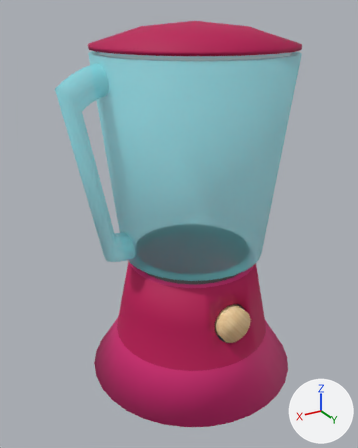
Renders of the FBX model misoten/Assets/Resources/Models/mixer/mixer.fbx from each side of a commit.
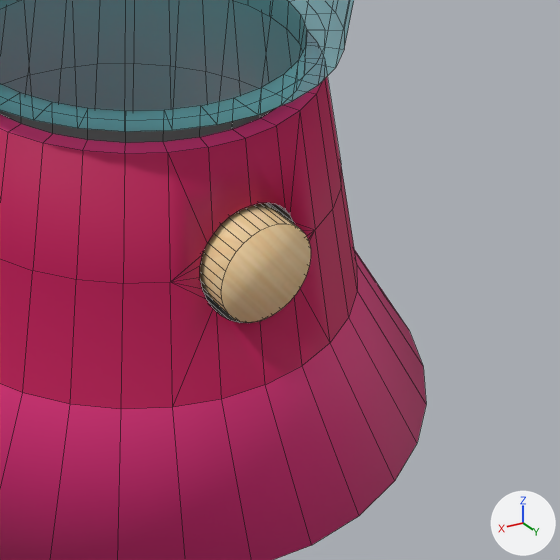
Old and new are each drawn whole from a 50 mm camera at (2.296, 3.584, 3.307) aimed at (0.151, 0.01, 1.52) and again close up on the part from 42% to 93% of the width and 53% to 94% of the height. Every picture has the same lights, and +X, +Y and +Z are marked at lower right. The close-ups show mesh edges as thin lines.
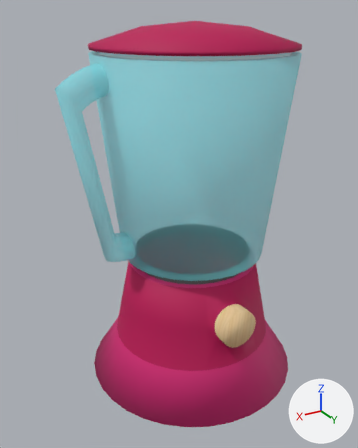
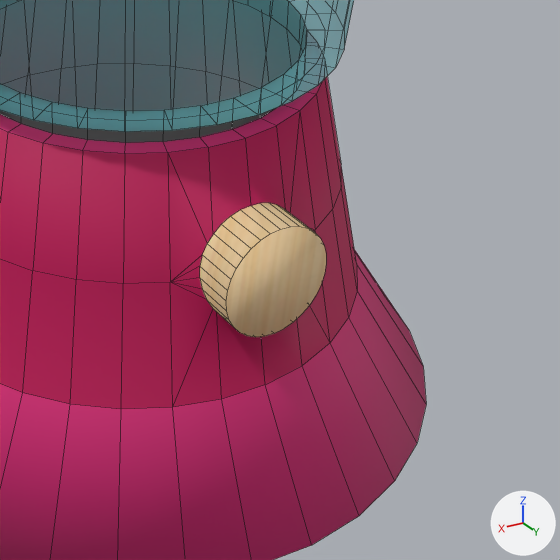
The change, as a diff of the scene's bpy script:
```diff
--- a/misoten/Assets/Resources/Models/mixer/mixer.fbx.py
+++ b/misoten/Assets/Resources/Models/mixer/mixer.fbx.py
@@ me_cylinder_001 @@
 # used by ob_cylinder_001; location = (0.0, 0.0, 0.0)
-me_cylinder_001.from_pydata(...)  # 699 vertices, 636 faces; spans x -1.0..1.17, y -1.0..1.0, z 0.0..3.24
+me_cylinder_001.from_pydata(...)  # 635 vertices, 602 faces; spans x -1.0..1.17, y -1.0..1.0, z 0.0..3.24
+# me_cylinder_001 part 1: the loose piece of 64 vertices spanning x -0.16..0.16, y 0.57..0.73, z 0.62..0.93 is deleted
+# me_cylinder_001 part 2
+# 32 vertices in x -0.17..0.18, y 0.4, z 0.6..0.95 move by (0.0, 0.38, 0.0)
 me_cylinder_001.materials.append(mat_mixer)
```

What differs and where, as boxes (x1, y1, x2, y2) in the close-ups (560 x 560 px; the box of a moved part takes in the faces that stretch with it):
part 1 of me_cylinder_001, deleted (beige): before (200, 203, 311, 323)
part 2 of me_cylinder_001, moved or reshaped: before (204, 203, 294, 323); after (200, 203, 326, 337)
